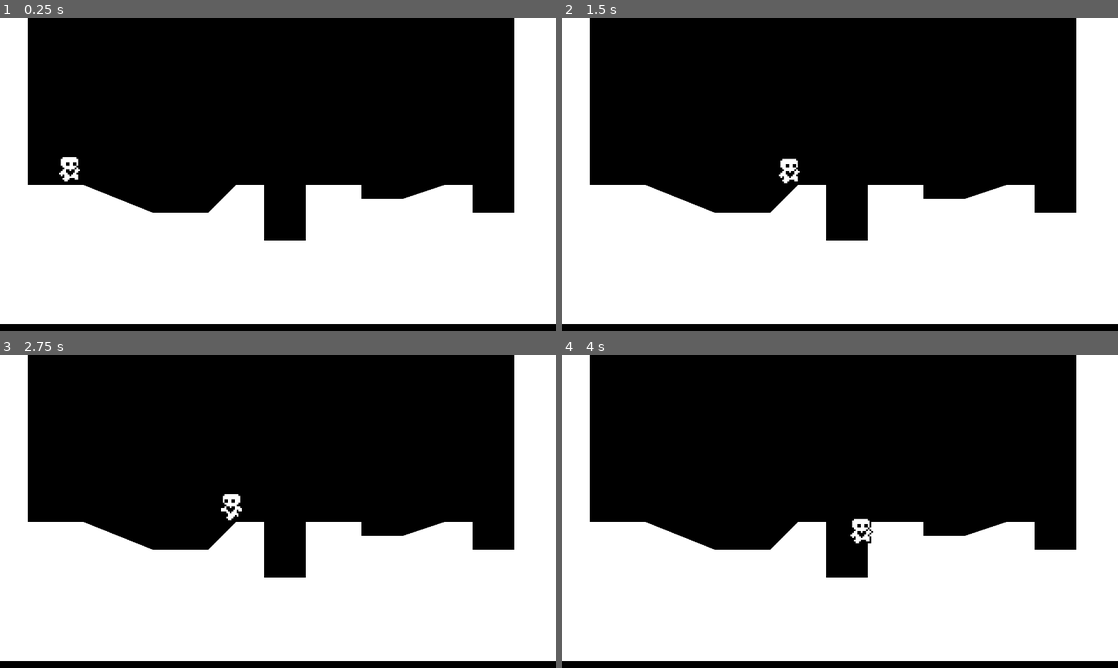
Above: before the commit, frames 1-4 (two rows, left to right).
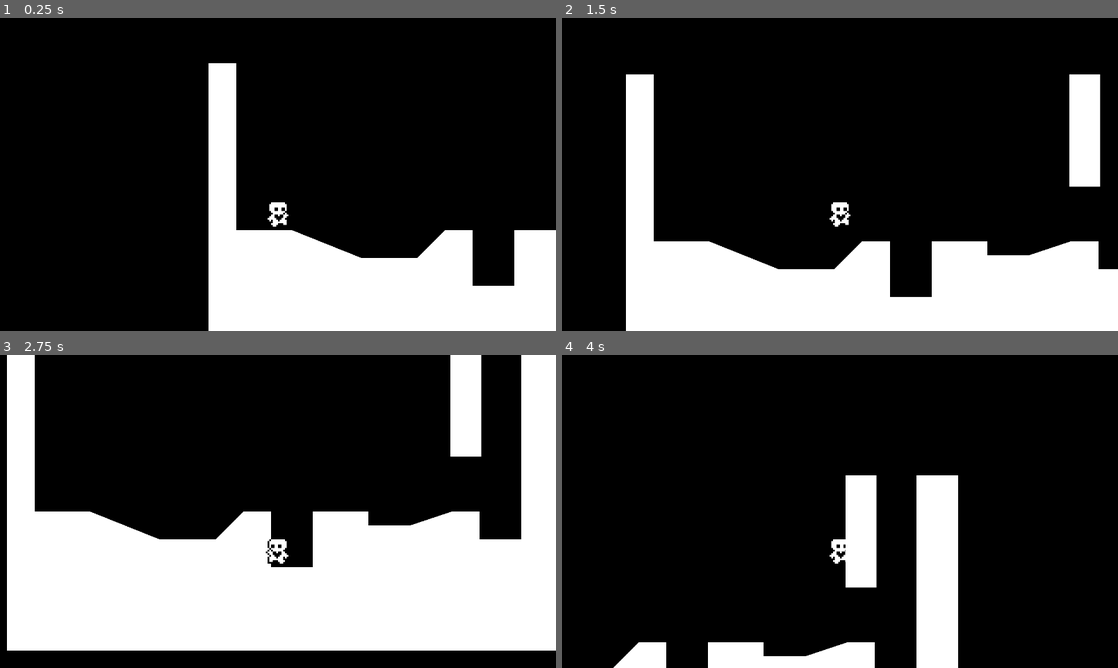
Above: after the commit, the same moments.

Repository: loChris/heart-platformer
Game: Godot game, scene res://world.tscn
Same seed, same stepped clock (60 frames per second), same inputs: the game is played once before the commit and once after it.
Inputs:
- Up to frame 1 (0.25 s): no input
- Up to frame 2 (1.5 s): tap Enter (ui_accept) at 0.5, 0.6, 0.77, 1.07, 1.35 s; hold D (right) from 0.53 s (still down)
- Up to frame 3 (2.75 s): tap Enter (ui_accept) at 1.52, 1.82, 2.1 s; release D (right) at 2.03 s; hold A (left) from 2.03 s (still down)
- Up to frame 4 (4 s): release A (left) at 2.78 s; hold D (right) from 2.78 s (still down); tap Enter (ui_accept) at 2.85, 3.02, 3.32, 3.6, 3.77 s

The runs differ from the first frame. In frame 1, 35% of the frame differs, in the area x 0-100%, y 0-100%; in frame 2, 30%; in frame 3, 11%; in frame 4, 46%.

Commit message:
adding wall jump and double jumping

Diff:
--- a/PlayerMovementData.gd
+++ b/PlayerMovementData.gd
@@ -1,9 +1,10 @@
 class_name PlayerMovementData
 extends Resource
 
-@export var acceleration: int = 1000
-@export var friction: int = 1000
+@export var acceleration: float = 1000.0
+@export var friction: float = 1000.0
 @export var speed: float = 100.0
 @export var jump_velocity: float = -250.0
 @export var gravity_scale: float = 0.8
 @export var air_resistance: float = 1.0
+@export var air_acceleration: float = 400.0
--- a/player.gd
+++ b/player.gd
@@ -3,6 +3,7 @@
 @export var movement_data: PlayerMovementData
 
 var gravity: float = ProjectSettings.get_setting("physics/2d/default_gravity")
+var air_jump: bool = false
 var has_jumped: bool = false
 
 @onready var animated_sprite_2d: AnimatedSprite2D = $AnimatedSprite2D
@@ -13,7 +14,9 @@
 
 	apply_gravity(delta)
 	handle_jump()
+	handle_wall_jump()
 	handle_acceleration(direction, delta)
+	handle_air_acceleration(direction, delta)
 	handle_friction(direction, delta)
 	apply_air_resistance(direction, delta)
 	update_animations(direction)
@@ -33,6 +36,8 @@
 		velocity.y += gravity * movement_data.gravity_scale * delta
 
 func handle_jump() -> void:
+	if is_on_floor(): air_jump = true
+
 	if is_on_floor() or coyote_jump_timer.time_left > 0.0 and not has_jumped:
 		if Input.is_action_just_pressed("ui_accept"):
 			velocity.y = movement_data.jump_velocity
@@ -40,10 +45,29 @@
 	if not is_on_floor():
 		if Input.is_action_just_released("ui_accept") and velocity.y < movement_data.jump_velocity / 2:
 			velocity.y = movement_data.jump_velocity / 2
+		if Input.is_action_just_pressed("ui_accept") and air_jump:
+			velocity.y = movement_data.jump_velocity
+			air_jump = false
+
+func handle_wall_jump() -> void:
+	if not is_on_wall(): return
+	var wall_normal: Vector2 = get_wall_normal()
+	if Input.is_action_just_pressed("left") and wall_normal == Vector2.LEFT:
+		velocity.x = wall_normal.x * movement_data.speed
+		velocity.y = movement_data.jump_velocity
+	if Input.is_action_just_pressed("right") and wall_normal == Vector2.RIGHT:
+		velocity.x = wall_normal.x * movement_data.speed
+		velocity.y = movement_data.jump_velocity
 
 func handle_acceleration(direction: float, delta: float) -> void:
+	if not is_on_floor(): return
 	if direction != 0:
 		velocity.x = move_toward(velocity.x, movement_data.speed * direction, movement_data.acceleration * delta)
+
+func handle_air_acceleration(direction: float, delta: float) -> void:
+	if is_on_floor(): return
+	if direction != 0:
+		velocity.x = move_toward(velocity.x, movement_data.speed * direction, movement_data.air_acceleration * delta)
 
 func handle_friction(direction: float, delta: float) -> void:
 	if direction == 0 and is_on_floor():
--- a/player.tscn
+++ b/player.tscn
@@ -99,3 +99,6 @@
 
 [node name="CoyoteJumpTimer" type="Timer" parent="."]
 wait_time = 0.1
+
+[node name="Camera2D" type="Camera2D" parent="."]
+position = Vector2(0, -32)
--- a/world.tscn
+++ b/world.tscn
@@ -1,7 +1,10 @@
-[gd_scene load_steps=3 format=3 uid="uid://btl6ms6qcks08"]
+[gd_scene load_steps=4 format=3 uid="uid://btl6ms6qcks08"]
 
 [ext_resource type="Script" uid="uid://di6q38e6pjje6" path="res://world.gd" id="1_f3sb7"]
 [ext_resource type="PackedScene" uid="uid://2ofk1shokdcr" path="res://player.tscn" id="2_fj7yv"]
+
+[sub_resource type="RectangleShape2D" id="RectangleShape2D_fj7yv"]
+size = Vector2(12, 42.5849)
 
 [node name="World" type="Node2D"]
 script = ExtResource("1_f3sb7")
@@ -13,5 +16,18 @@
 
 [node name="Polygon2D" type="Polygon2D" parent="StaticBody2D/CollisionPolygon2D"]
 
-[node name="Player" parent="StaticBody2D" instance=ExtResource("2_fj7yv")]
+[node name="Player" parent="." instance=ExtResource("2_fj7yv")]
 position = Vector2(40, 72)
+
+[node name="StaticBody2D2" type="StaticBody2D" parent="."]
+
+[node name="CollisionShape2D" type="CollisionShape2D" parent="StaticBody2D2"]
+position = Vector2(264.284, 31.8147)
+scale = Vector2(1.38065, 1.51158)
+shape = SubResource("RectangleShape2D_fj7yv")
+
+[node name="ColorRect" type="ColorRect" parent="StaticBody2D2"]
+offset_left = 273.0
+offset_right = 284.0
+offset_bottom = 45.0
+scale = Vector2(-1.61, 1.43312)
